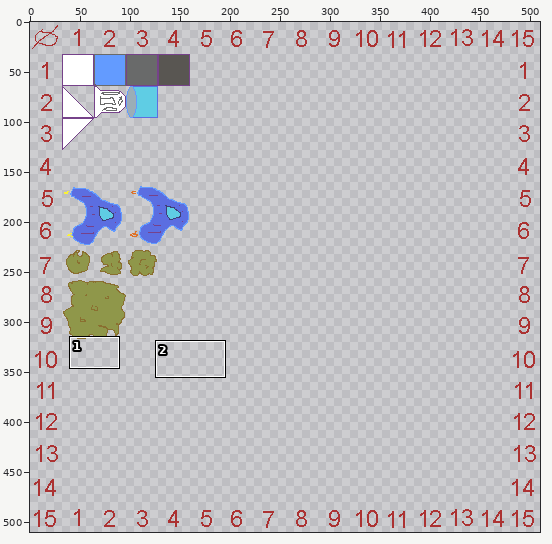
Two states of a pixel-art file, src-resources/ludumDare43/images/ship-001.aseprite. Above: a wide view before the commit, with the close-up outlined.
Close-up. First the earlier version:
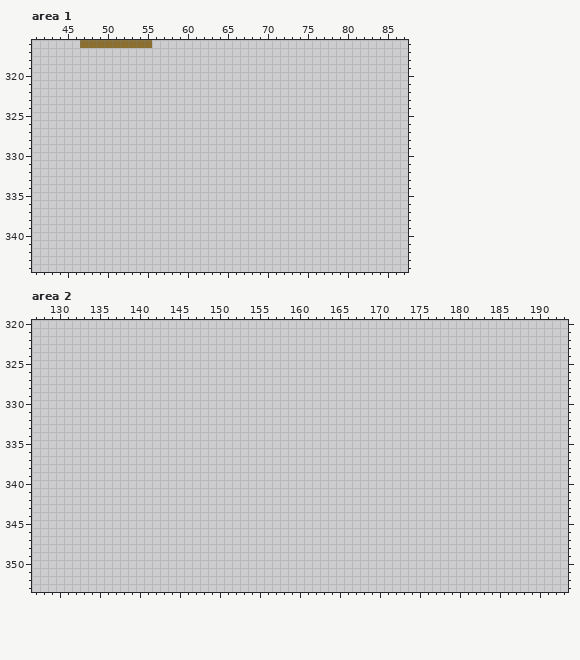
512x512 pixels, 1 frame. Shown: area 1: x 41..87, y 316..344; area 2: x 127..193, y 320..353. The wide view leaves out empty margins. The commit also changed other parts of the picture, which this record leaves out.
And afterwards:
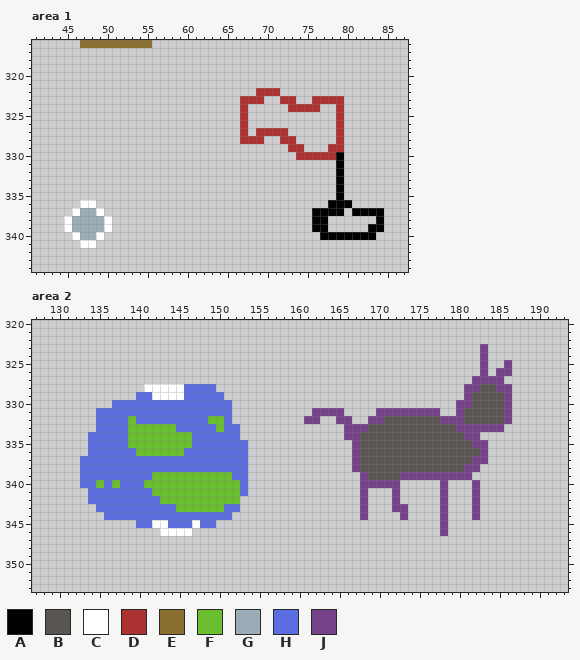
Palette (. is transparent): A #000000  B #595652  C #ffffff  D #ac3232  E #8a6f30  F #6abe30  G #9badb7  H #5b6ee1  J #76428a
Edits made:
Changed rows in their new state; - is an unchanged pixel.
Area 1:
first column x 45:
322 ------------------------DDD-------------
323 ----------------------DDD--DD--DDDD-----
324 ----------------------D-----DDDD--D-----
325 ----------------------D-----------D-----
326 ----------------------D-----------D-----
327 ----------------------D-DDDD------D-----
328 ----------------------DDD--DD-----D-----
329 ----------------------------DD---DD-----
330 -----------------------------DDDDDA-----
331 ----------------------------------A-----
332 ----------------------------------A-----
333 ----------------------------------A-----
334 ----------------------------------A-----
335 ----------------------------------A-----
336 --CC-----------------------------AAA----
337 -CGGC--------------------------AAAA-AAAA
338 CGGGGC-------------------------AA------A
339 CGGGGC-------------------------AA-----AA
340 -CGGC---------------------------AAAAAAA-
341 --CC------------------------------------
Area 2:
first column x 133:
323 --------------------------------------------------J---
324 --------------------------------------------------J---
325 --------------------------------------------------J--J
326 --------------------------------------------------J-JJ
327 -------------------------------------------------JJJJ-
328 --------CCCCCHHHH-------------------------------JJBBJJ
329 -------HHCCCCHHHHH------------------------------JBBBBJ
330 ----HHHHHHHHHHHHHHH----------------------------JJBBBBJ
331 --HHHHHHHHHHHHHHHHH----------JJJJ----JJJJJJJJ--JBBBBBJ
332 --HHHHFHHHHHHHHHFFH---------JJ--JJ--JJBBBBBBBJJJBBBBBJ
333 --HHHHFFFFFFHHHHHFHH-------------JJJBBBBBBBBBBBJJJJJJ-
334 -HHHHHFFFFFFFFHHHHHH-------------JJBBBBBBBBBBBBBJJ----
335 -HHHHHFFFFFFFFHHHHHHH-------------JBBBBBBBBBBBBBBJJ---
336 -HHHHHHFFFFFFHHHHHHHH-------------JBBBBBBBBBBBBBBBJ---
337 HHHHHHHHHHHHHHHHHHHHH-------------JBBBBBBBBBBBBBBJJ---
338 HHHHHHHHHHHHHHHHHHHHH-------------JBBBBBBBBBBBBBJJ----
339 HHHHHHHHHFFFFFFFFFFHH--------------JBBBBJJJJJJJJJ-----
340 HHFHFHHHFFFFFFFFFFFFH--------------JJJJJ-----J---J----
341 -HHHHHHHHFFFFFFFFFFFH--------------J---J-----J---J----
342 -HHHHHHHHHFFFFFFFFFF---------------J---J-----J---J----
343 --HHHHHHHHHHFFFFFFHH---------------J---JJ----J---J----
344 ---HHHHHHHHHHHHHHHH----------------J----J----J---J----
345 -------HHCCHHHCHH----------------------------J--------
346 ----------CCCC-------------------------------J--------
Boxes around the changes in both close-ups, in picture pixels (x1, y1, x2, y2):
added: (240, 88, 384, 240)
added: (64, 200, 112, 248)
added: (304, 344, 512, 536)
added: (80, 384, 248, 536)
